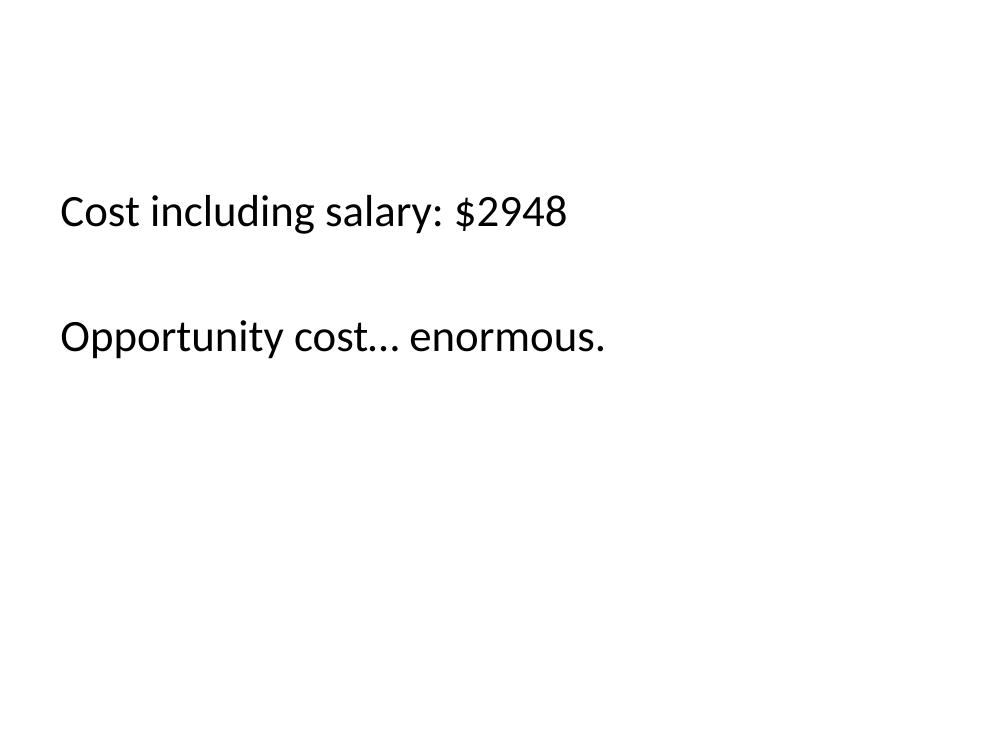
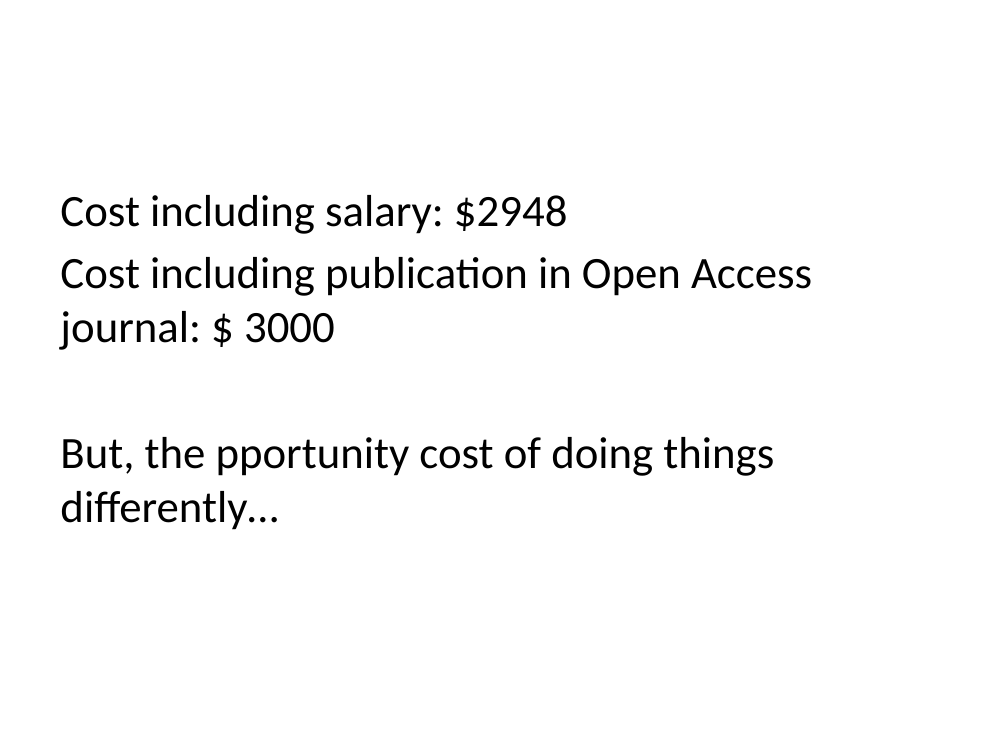
Before and after one commit to DataCurationWorkshop/HongKongCurationWorkshop, a slide deck: slide 16 of Day_1/Plenary/Day_1_Plenary_OpenData.pptx (slide 15 before the commit). Drawn at 1008x756 pixels with LibreOffice and Linux fonts; fonts in the diff are those of the drawing. Boxes give left, top, right and bottom in pixels: in the first picture for what was removed or moved away, otherwise in the second. Text is boxed around its words. In the diff, an @@ line names an element or a change of style, - is before the commit and + after.

```diff
--- a/Day_1/Plenary/Day_1_Plenary_OpenData.pptx
+++ b/Day_1/Plenary/Day_1_Plenary_OpenData.pptx
@@ text at bbox=[60, 257, 812, 530]: text changed @@
-Opportunity cost… enormous.
+Cost including publication in Open Access journal: $ 3000
+But, the pportunity cost of doing things differently…
```
Also in this commit, not shown: 1 slide added, 2 other files.
